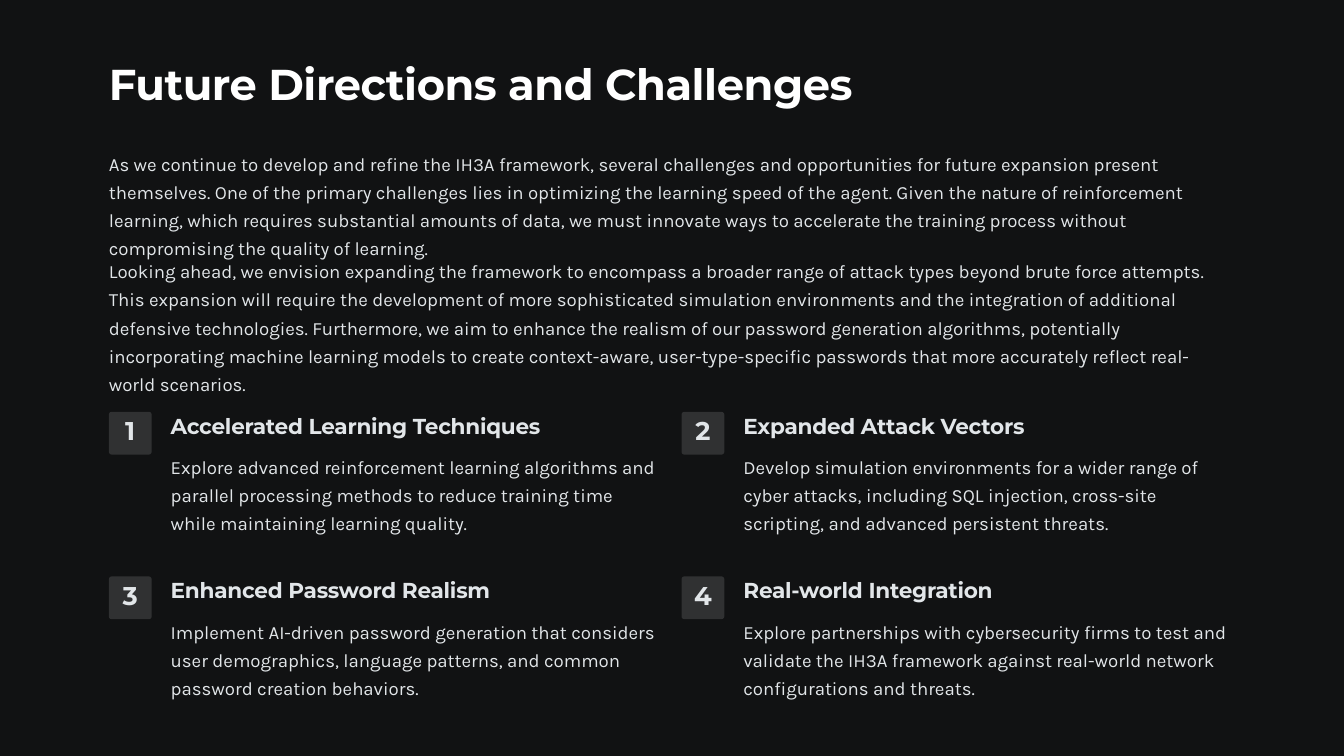
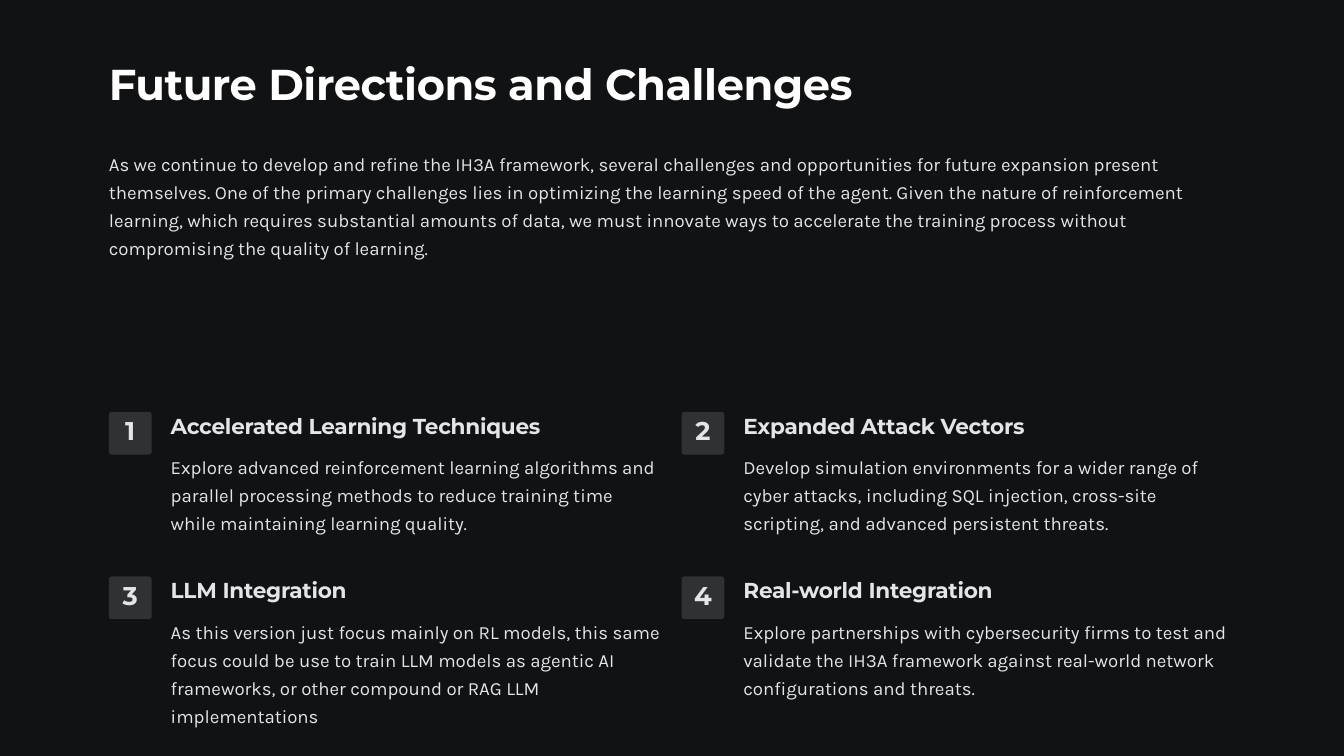
Before and after one commit to flacman/IH3A, a slide deck: slide 8 of IH3A-Intelligent-Hacking-Auto-Attacking-Agent-Framework.pptx (slide 9 before the commit). Drawn at 1344x756 pixels with LibreOffice and Linux fonts; fonts in the diff are those of the drawing; background and template pictures are left out. Boxes give left, top, right and bottom in pixels: in the first picture for what was removed or moved away, otherwise in the second. Text is boxed around its words. In the diff, an @@ line names an element or a change of style, - is before the commit and + after.

```diff
--- a/IH3A-Intelligent-Hacking-Auto-Attacking-Agent-Framework.pptx
+++ b/IH3A-Intelligent-Hacking-Auto-Attacking-Agent-Framework.pptx
@@ text removed at box(109, 265, 1204, 368) @@
-Looking ahead, we envision expanding the framework to encompass a broader range of attack types beyond brute force attempts. This expansion will require the development of more sophisticated simulation environments and the integration of additional defensive technologies. Furthermore, we aim to enhance the realism of our password generation algorithms, potentially incorporating machine learning models to create context-aware, user-type-specific passwords that more accurately reflect real-world scenarios.
@@ text at box(171, 581, 347, 603): text changed @@
-Enhanced Password Realism
+LLM Integration
@@ text at box(171, 626, 660, 700): text changed @@
-Implement AI-driven password generation that considers user demographics, language patterns, and common password creation behaviors.
+As this version just focus mainly on RL models, this same focus could be use to train LLM models as agentic AI frameworks, or other compound or RAG LLM implementations
```
Also in this commit, not shown: 4 other slides changed, 1 slide removed, 5 other files.
